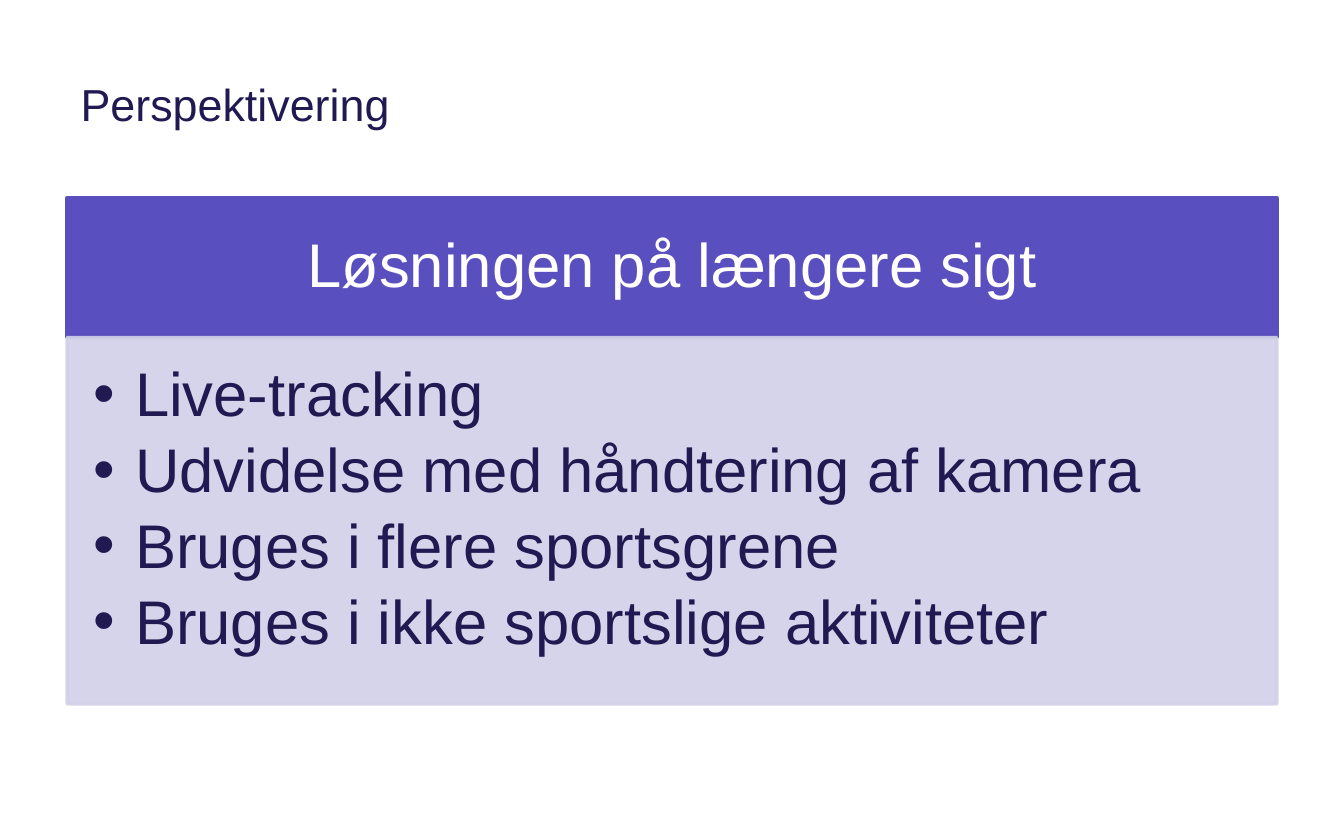
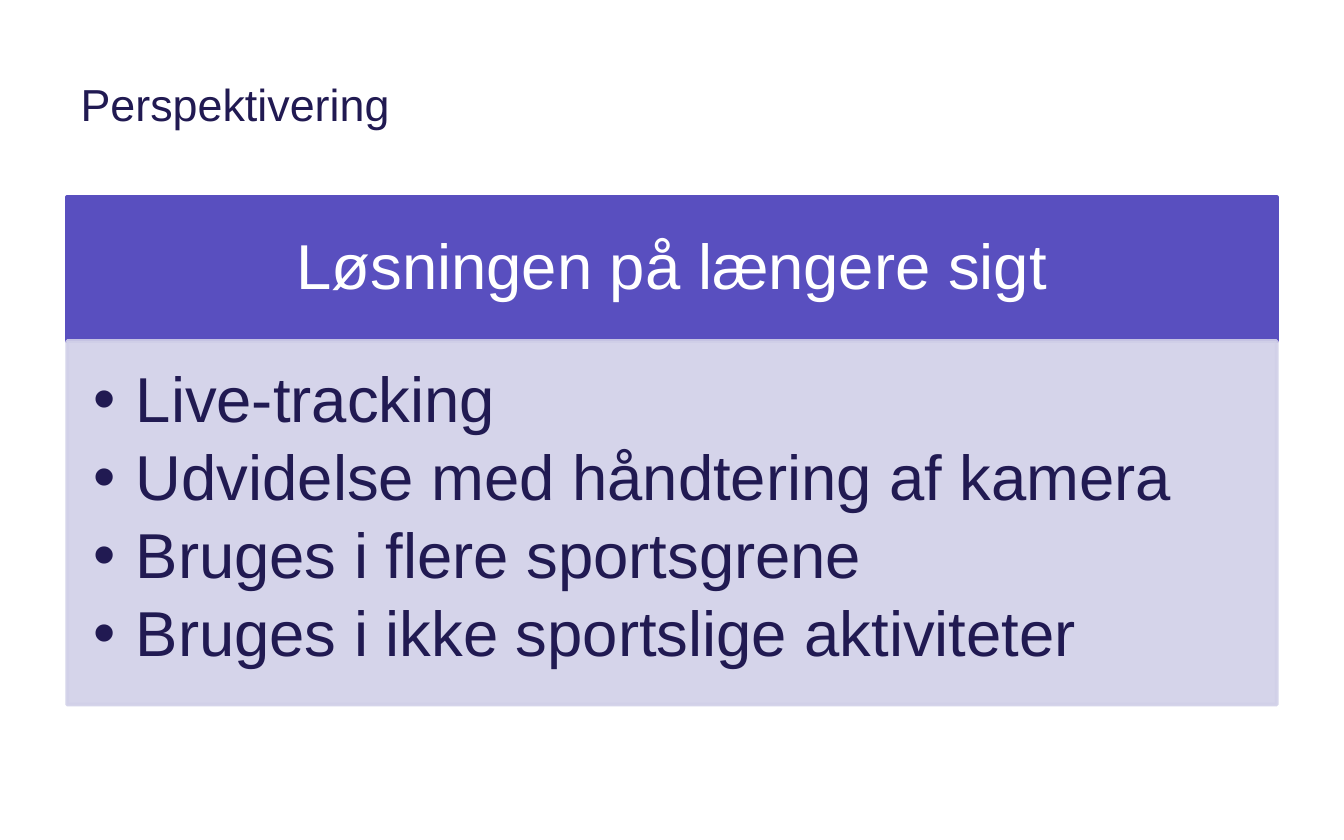
Before and after one commit to Haurum/P2, a slide deck: slide 21 of PP OT.pptx. Drawn at 1344x840 pixels with LibreOffice and Linux fonts; fonts in the diff are those of the drawing; background and template pictures are left out. Boxes give left, top, right and bottom in pixels: in the first picture for what was removed or moved away, otherwise in the second. Text is boxed around its words. In the diff, an @@ line names an element or a change of style, - is before the commit and + after.

```diff
--- a/PP OT.pptx
+++ b/PP OT.pptx
@@ text "Løsningen på længere sigt" at (297, 239, 1047, 301): size 33 to 34 pt @@
@@ rectangle: place and size @@
-rectangle at (67, 198, 1277, 337)
+rectangle at (67, 198, 1277, 341)
@@ text "Live-tracking" at (136, 376, 1171, 668): size 33 to 34 pt @@
@@ rectangle: place and size @@
-rectangle at (67, 337, 1277, 703)
+rectangle at (67, 341, 1277, 704)
```
Also in this commit, not shown: 2 other slides changed.
